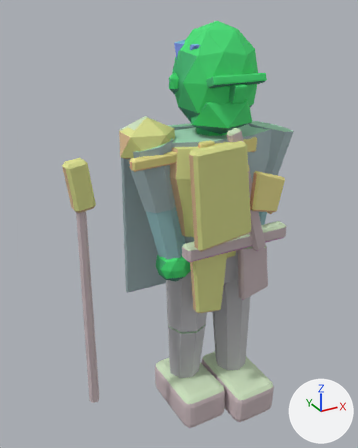
Before and after pictures for a commit that changed the glTF model assets/exports/npc/npc_raider_contact_r_v01.glb.
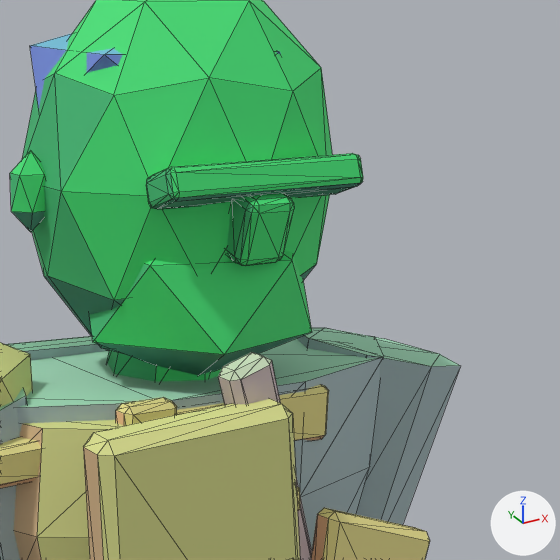
Old and new are each drawn whole from a camera (50 mm lens) standing at (-1.266, -1.969, 2.125) and looking at (-0.171, 0.023, 1.13) and again close up on the part from 46% to 90% of the width and 7% to 41% of the height. Arrows for +X, +Y and +Z are at lower right; the lights stay in place. The last two pictures show the newer version. The close-ups show mesh edges as thin lines. Vertices at exactly the same position are counted once.

The first close-up shows 'GEO_npc_raider_contact_r_v01'.
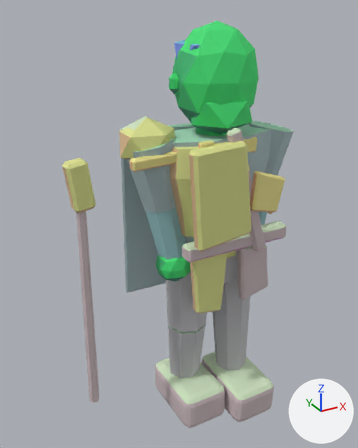
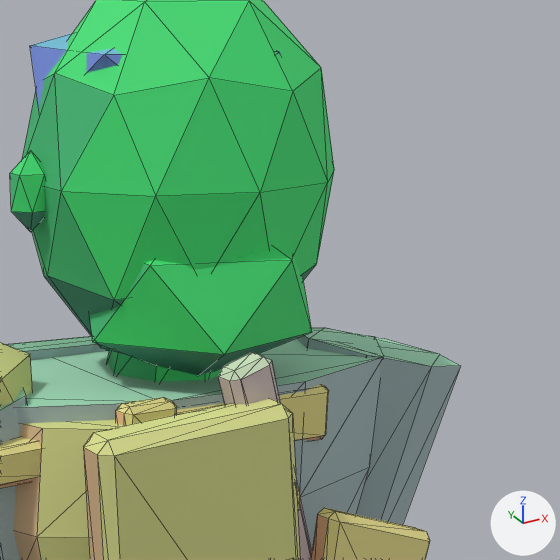
Boxes [x1, y1, x2, y2] around the edits, measured in the close-ups (560 x 560 px):
part 1 of me_geo_npc_raider_contact_r_v01, deleted (green)
    before: [146, 153, 363, 209]
part 2 of me_geo_npc_raider_contact_r_v01, deleted (green)
    before: [227, 193, 294, 266]

The change in detail:
me_geo_npc_raider_contact_r_v01 is used by ob_geo_npc_raider_contact_r_v01; location (0.0, 0.0, 0.0).
me_geo_npc_raider_contact_r_v01 had 1136 vertices, 2096 faces and spanned x -0.73..0.46, y -0.34..0.26, z 0.0..2.07.
me_geo_npc_raider_contact_r_v01 now has 1024 vertices, 1880 faces and spans x -0.73..0.46, y -0.34..0.26, z 0.0..2.07.
me_geo_npc_raider_contact_r_v01 part 1: the loose piece of 56 vertices spanning x -0.14..0.14, y -0.21..-0.15, z 1.81..1.86 is deleted.
me_geo_npc_raider_contact_r_v01 part 2: the loose piece of 56 vertices spanning x -0.03..0.03, y -0.22..-0.15, z 1.74..1.83 is deleted.
